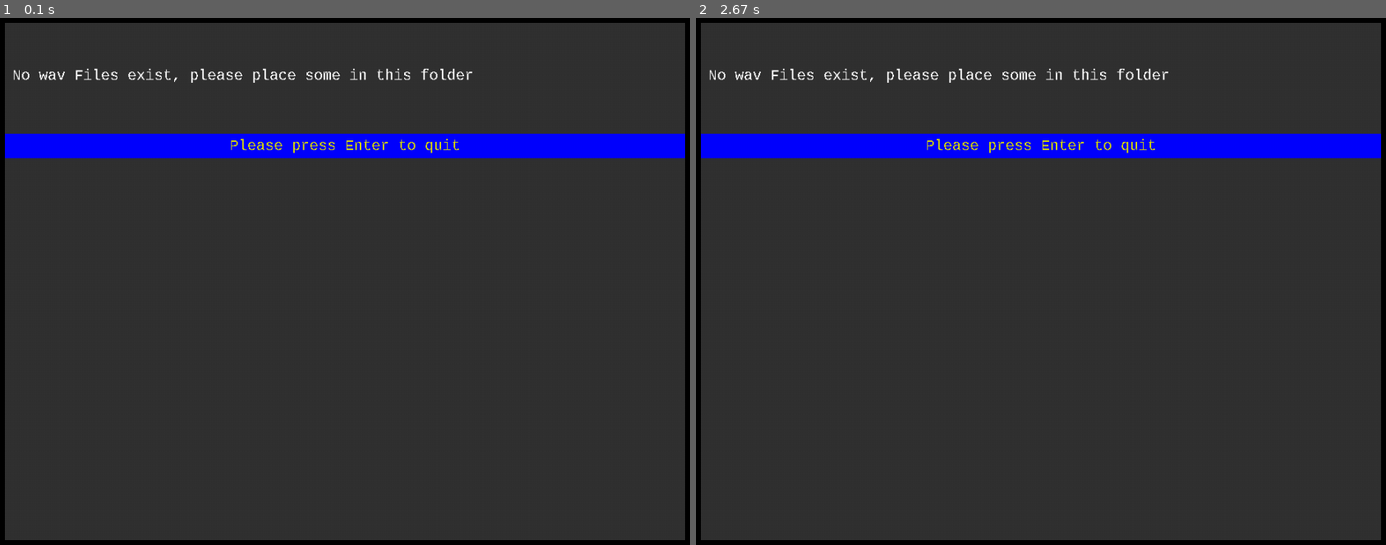
Above: before the commit, frames 1-2 (left to right).
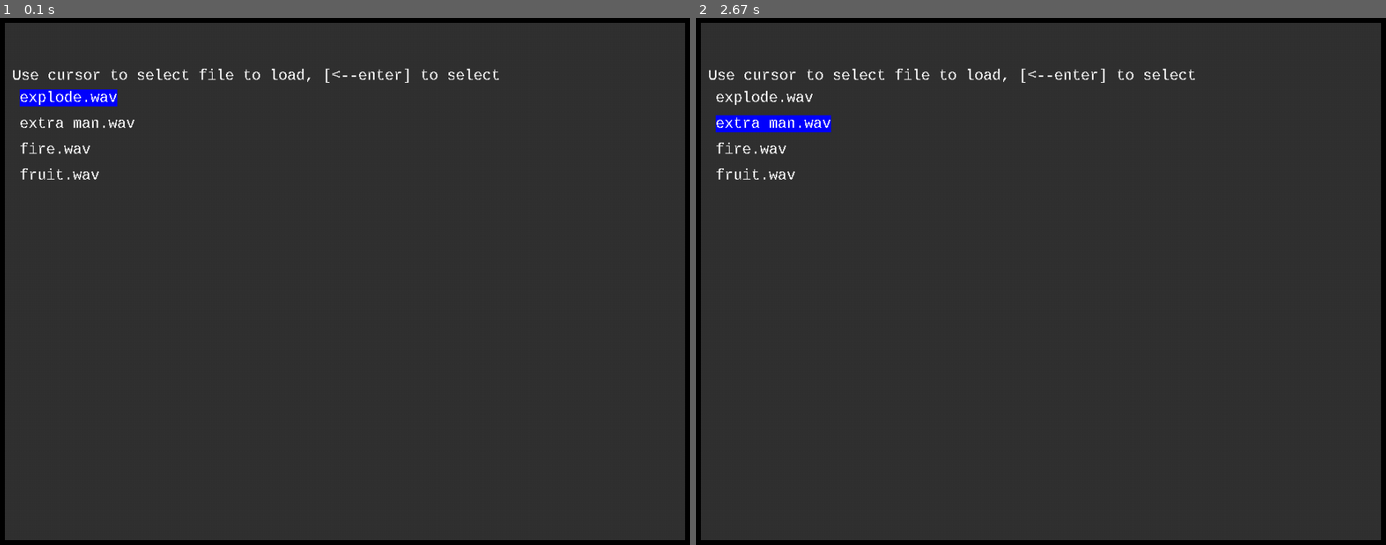
Above: after the commit, the same moments.

Repository: HurrayBanana/pyhtoncoding
Game: pygame game, started from sound/viewwav/renderWavFile.py
Same seed, same stepped clock (60 frames per second), same inputs: the game is played once before the commit and once after it.
Inputs:
- Up to frame 1 (0.1 s): no input
- Up to frame 2 (2.67 s): hold Down from 2.4 s (still down)

The runs differ from the first frame. In frame 1, 5.9% of the frame differs, in the area x 0-100%, y 9-31%; in frame 2, 6.0%.

Commit message:
Update renderWavFile.py

Diff:
--- a/sound/viewwav/renderWavFile.py
+++ b/sound/viewwav/renderWavFile.py
@@ -449,7 +449,7 @@
     win = pygame.display.set_mode((1000, 800))
     font = pygame.font.SysFont("monospace",20)
     screenMetrics()
-    #getwavFiles()
+    getwavFiles()
     gametime = pygame.time.get_ticks()
     gameLoop()
 
